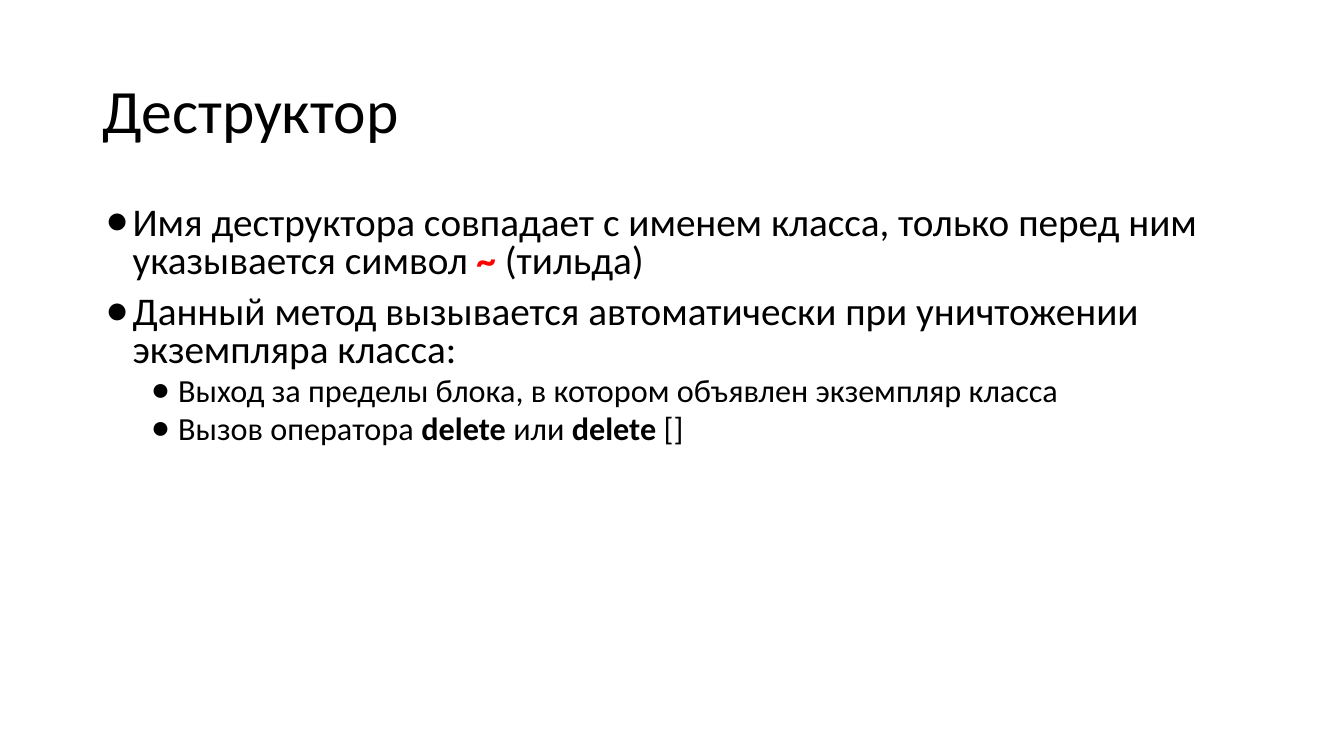
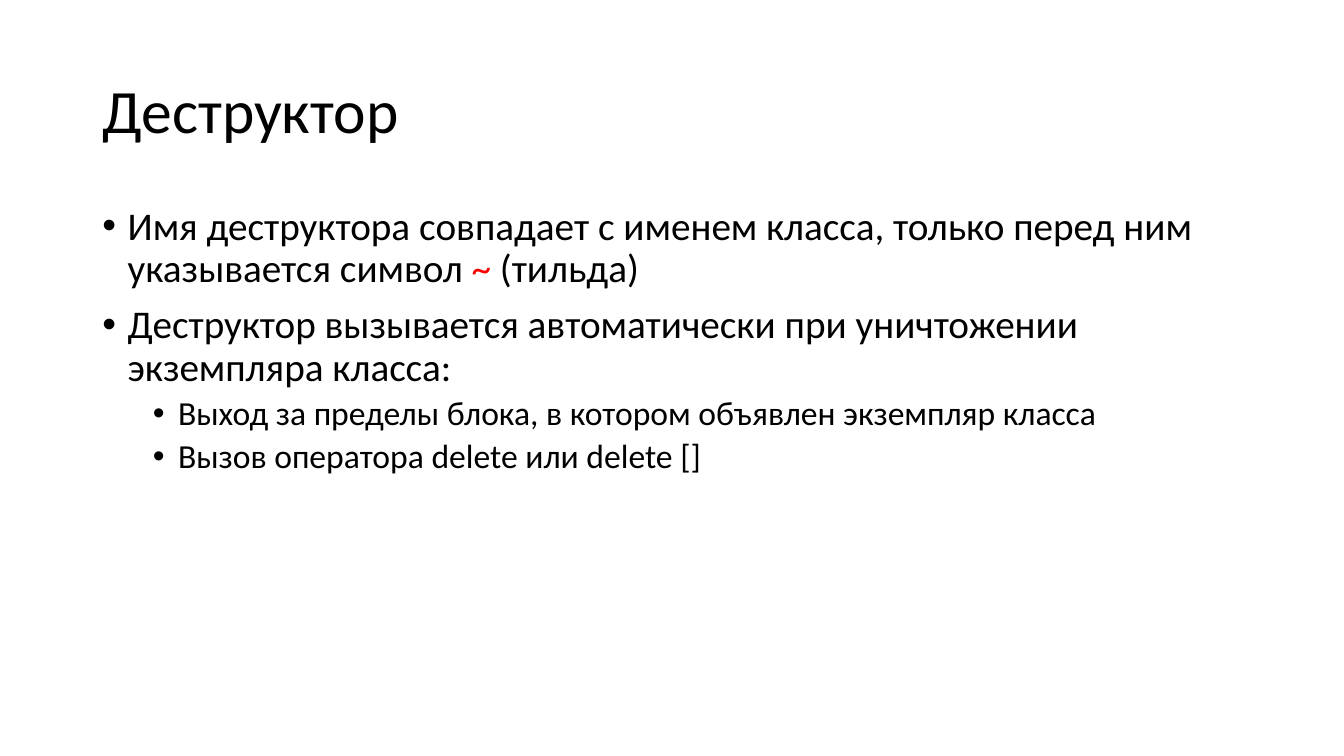
Before and after one commit to alexey-malov/oop, a slide deck: slide 85 of lectures/02/Основы ООП.pptx (slide 80 before the commit). Drawn at 1344x756 pixels with LibreOffice and Linux fonts; fonts in the diff are those of the drawing. Boxes give left, top, right and bottom in pixels: in the first picture for what was removed or moved away, otherwise in the second. Text is boxed around its words. In the diff, an @@ line names an element or a change of style, - is before the commit and + after.

```diff
--- a/lectures/02/Основы ООП.pptx
+++ b/lectures/02/Основы ООП.pptx
@@ text at (128,215,1192,474): bold off in "~", "delete delete"; size 23 to 24 pt in "Выход за пределы блока, в котором объявлен ...", "Вызов оператора delete или delete []"; bullet ● to •; line spacing 0.8 to 0.9 @@
@@ text at (128,313,1078,388): text changed @@
-● Данный метод вызывается автоматически при уничтожении экземпляра класса:
+• Деструктор вызывается автоматически при уничтожении экземпляра класса:
```
Also in this commit, not shown: 13 other slides changed, 5 slides added, 7 other files.
